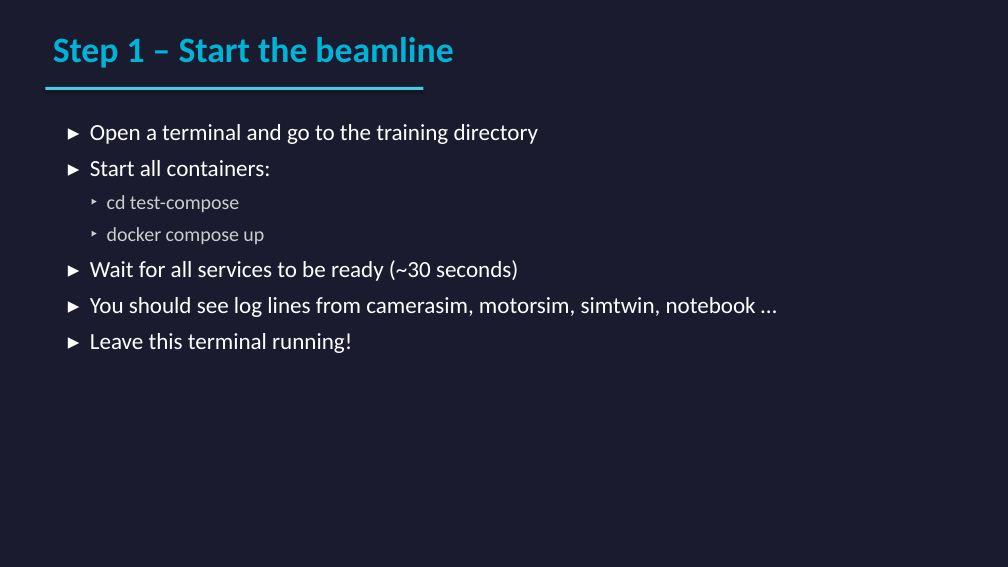
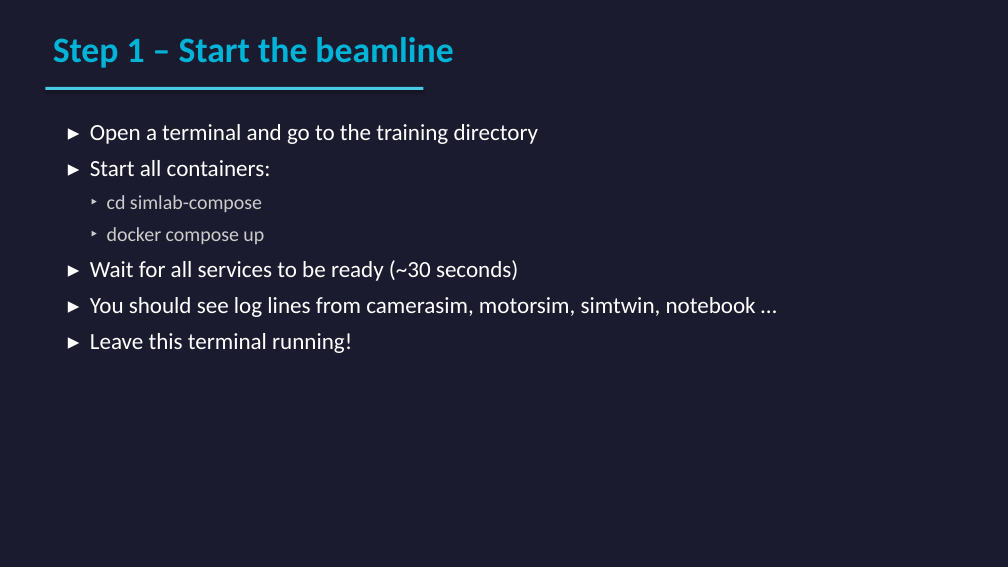
Before and after one commit to infn-epics/epik8s-training-lab, a slide deck: slide 12 of docs/EPICS_Training.pptx (slide 13 before the commit). Drawn at 1008x567 pixels with LibreOffice and Linux fonts; fonts in the diff are those of the drawing. Boxes give left, top, right and bottom in pixels: in the first picture for what was removed or moved away, otherwise in the second. Text is boxed around its words. In the diff, an @@ line names an element or a change of style, - is before the commit and + after.

```diff
--- a/docs/EPICS_Training.pptx
+++ b/docs/EPICS_Training.pptx
@@ text at (107, 195, 262, 212): text changed @@
-‣ cd test-compose
+‣ cd simlab-compose
```
Also in this commit, not shown: 5 other slides changed, 1 slide added, 1 slide removed.
